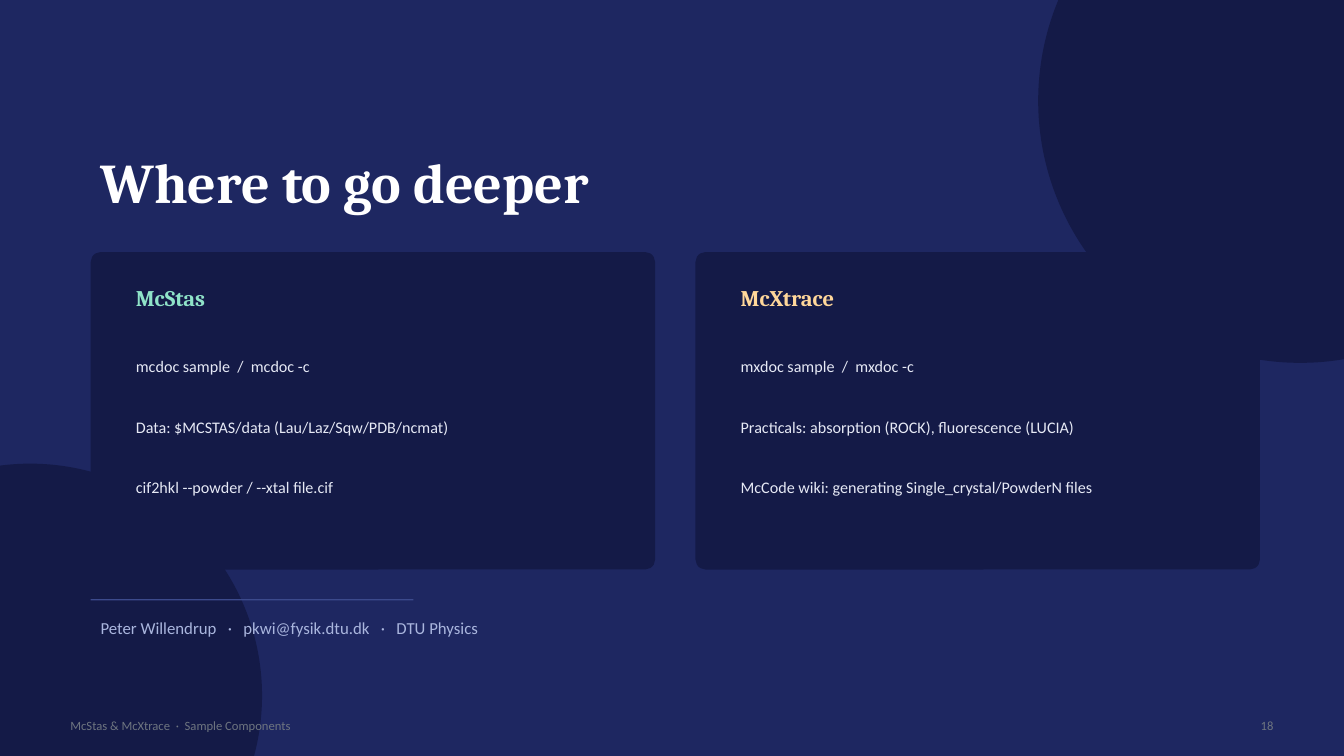
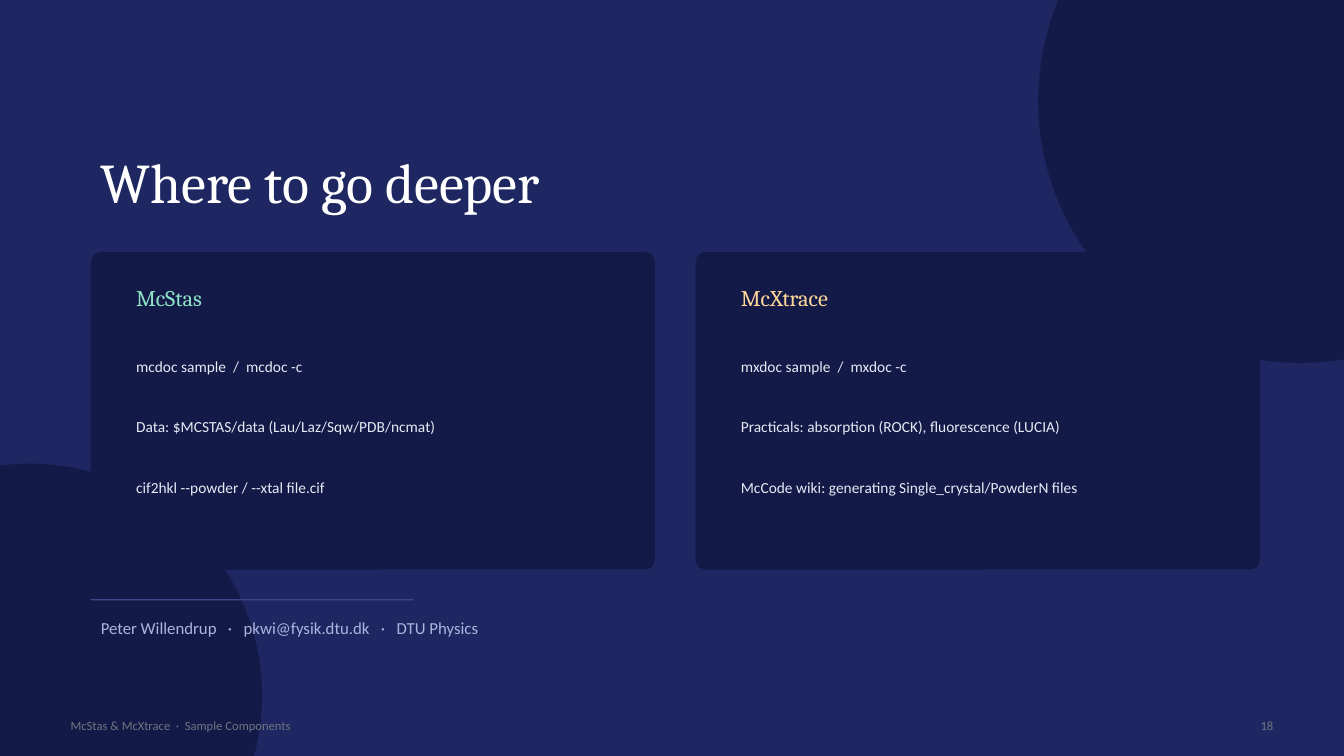
Before and after one commit to mccode-dev/PaNRAID, a slide deck: slide 19 of 23_September_Wednesday/McStas_McXtrace_Sample_Components.pptx (slide 18 before the commit). Drawn at 1344x756 pixels with LibreOffice and Linux fonts; fonts in the diff are those of the drawing. Boxes give left, top, right and bottom in pixels: in the first picture for what was removed or moved away, otherwise in the second. Text is boxed around its words. In the diff, an @@ line names an element or a change of style, - is before the commit and + after.

```diff
--- a/23_September_Wednesday/McStas_McXtrace_Sample_Components.pptx
+++ b/23_September_Wednesday/McStas_McXtrace_Sample_Components.pptx
@@ bold off in 3 elements at (136, 291, 202, 306), (741, 291, 828, 306), (101, 164, 539, 216) @@
@@ size 11.5 to 11 pt in 6 elements at (136, 421, 436, 435), (741, 421, 1059, 435), (136, 361, 302, 375), (741, 361, 906, 375), (136, 482, 325, 496), (741, 482, 1077, 496) @@
```
Also in this commit, not shown: 17 other slides changed, 1 slide added, 1 other file.
